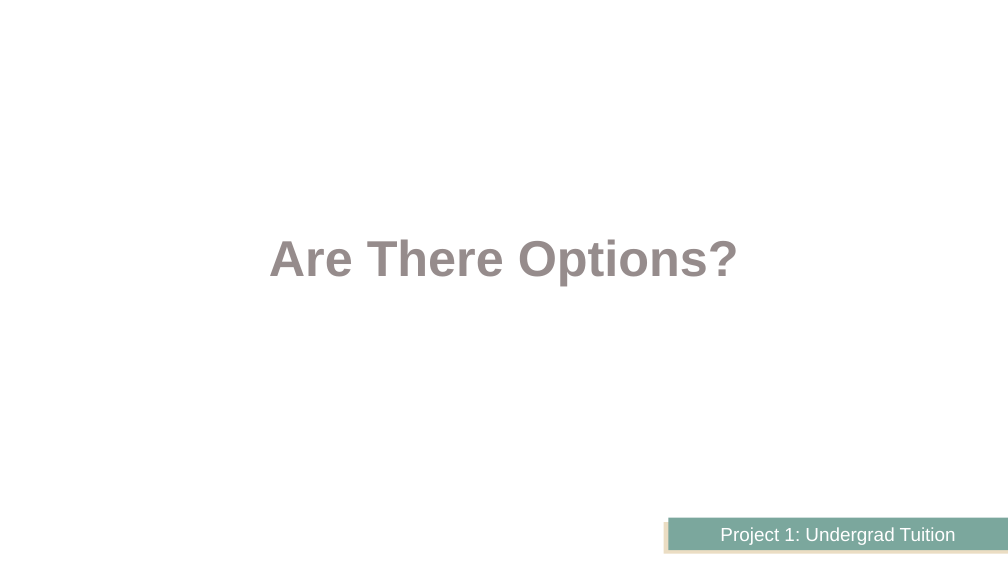
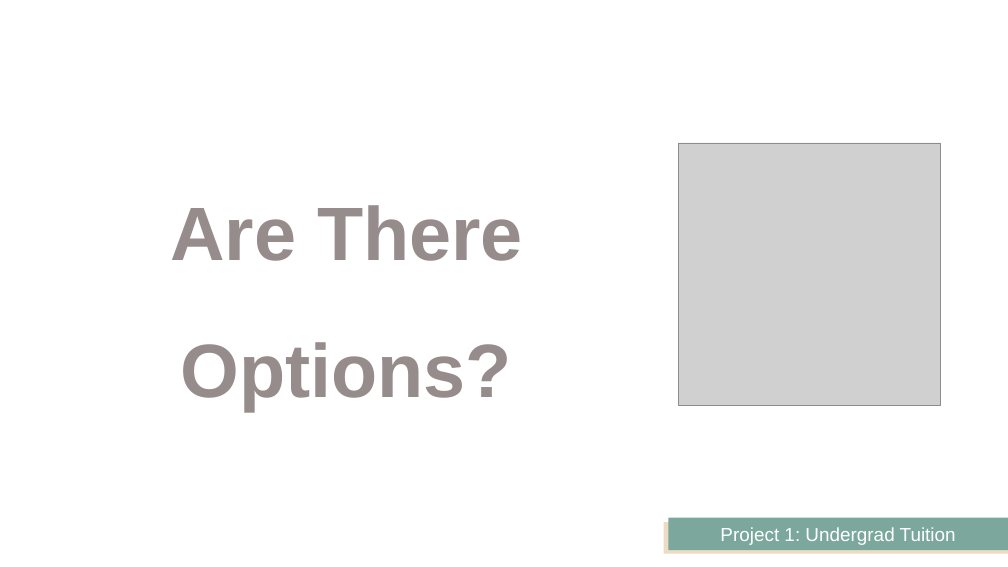
Before and after one commit to JeffPinegar/Proj1_undergraduate, a slide deck: slide 15 of Presentation/Getting Started.pptx (slide 16 before the commit). Drawn at 1008x567 pixels with LibreOffice and Linux fonts; fonts in the diff are those of the drawing; grey boxes stand for pictures. Boxes give left, top, right and bottom in pixels: in the first picture for what was removed or moved away, otherwise in the second. Text is boxed around its words. In the diff, an @@ line names an element or a change of style, - is before the commit and + after.

```diff
--- a/Presentation/Getting Started.pptx
+++ b/Presentation/Getting Started.pptx
@@ text "Are There Options?": place and size @@
-text "Are There Options?" at [269,239,739,286]
+text "Are There Options?" at [170,205,523,411]
@@ text "Are There Options?" at [170,205,523,411]: size 48 to 72 pt @@
@@ picture added at [678,143,941,405] @@
```
Also in this commit, not shown: 13 other slides changed, 9 slides added, 4 slides removed, 17 other files.
